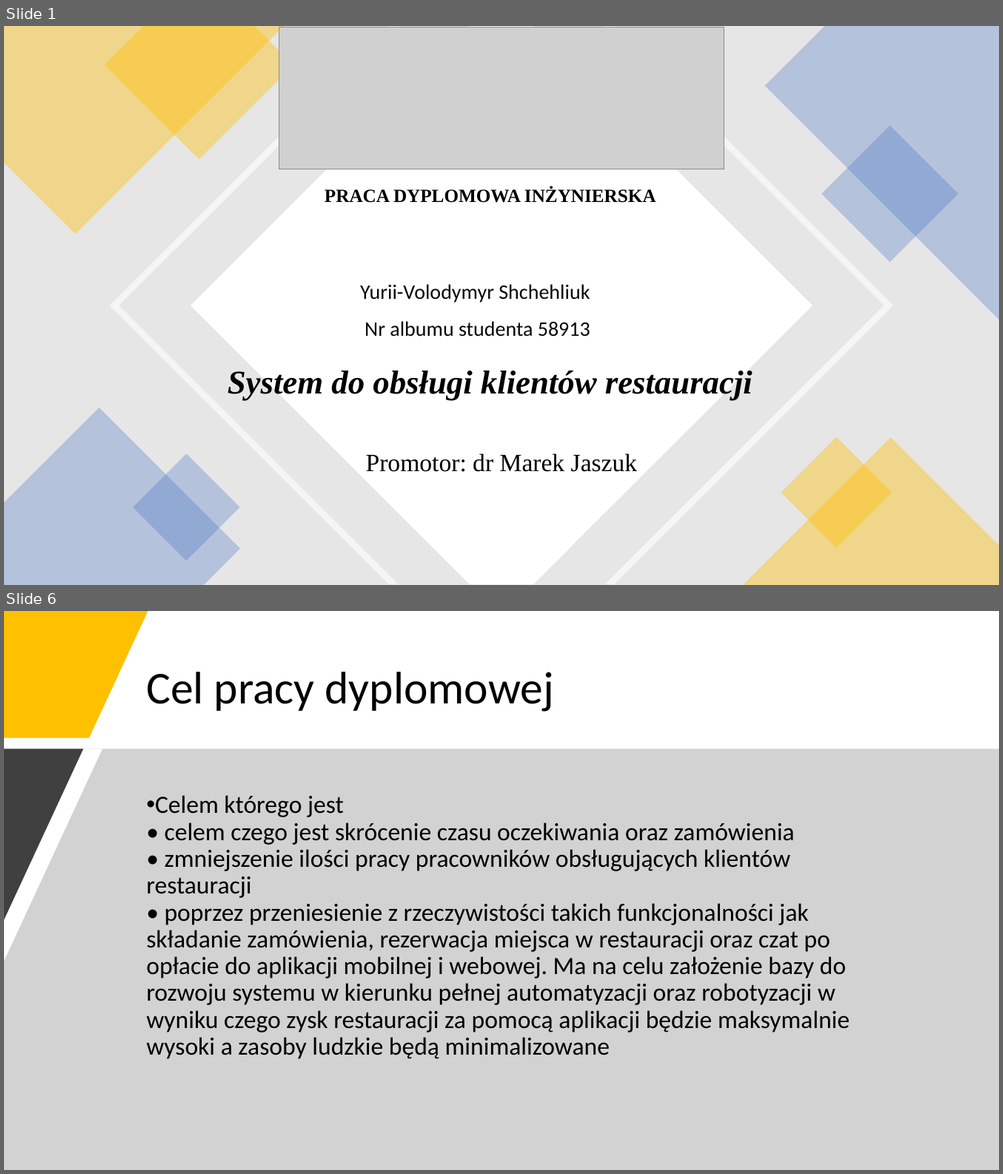
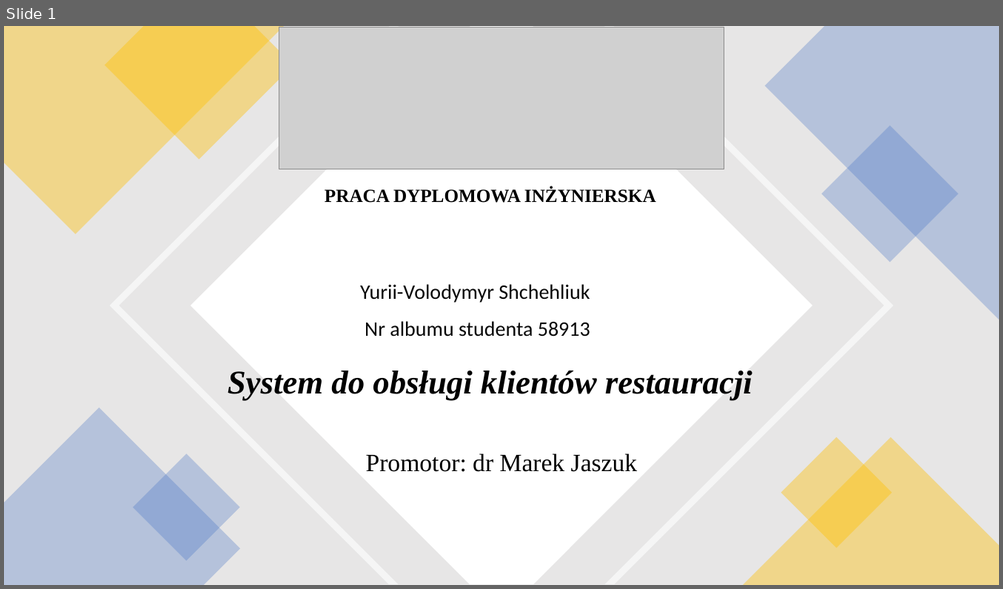
Before and after one commit to yurii-shchehliuk/ECommerce-Restaurant, a slide deck: PRACA DYPLOMOWA INŻYNIERSKA.pptx. Shown one above the other, each under a label of ours: slides 1 and 6 before the commit, slide 1 after it; the slides between them are not shown. The pictures are 1003x1174 and 1003x589 pixels, drawn with LibreOffice and Linux fonts; fonts in the diff are those of the drawing; grey boxes stand for pictures. Boxes give left, top, right and bottom in pixels: in the first picture for what was removed or moved away, otherwise in the second. Text is boxed around its words. In the diff, an @@ line names an element or a change of style, - is before the commit and + after.

```diff
--- a/PRACA DYPLOMOWA INŻYNIERSKA.pptx
+++ b/PRACA DYPLOMOWA INŻYNIERSKA.pptx
@@ slide 6 removed at bbox=[4, 611, 999, 1170], background #FFFFFF @@
@@ freeform shape removed at bbox=[4, 611, 148, 738] @@
@@ title removed at bbox=[146, 672, 554, 712] @@
-Cel pracy dyplomowej
@@ freeform shape removed at bbox=[4, 749, 999, 1170] @@
@@ freeform shape removed at bbox=[4, 749, 83, 920] @@
@@ text removed at bbox=[146, 795, 849, 1059] @@
-• Celem którego jest
-  • celem czego jest skrócenie czasu oczekiwania oraz zamówienia
-  • zmniejszenie ilości pracy pracowników obsługujących klientów restauracji
-  • poprzez przeniesienie z rzeczywistości takich funkcjonalności jak składanie zamówienia, rezerwacja miejsca w restauracji oraz czat po opłacie do aplikacji mobilnej i webowej. Ma na celu założenie bazy do rozwoju systemu w kierunku pełnej automatyzacji oraz robotyzacji w wyniku czego zysk restauracji za pomocą aplikacji będzie maksymalnie wysoki a zasoby ludzkie będą minimalizowane
```
Also in this commit, not shown: 8 slides changed, 2 other files.
